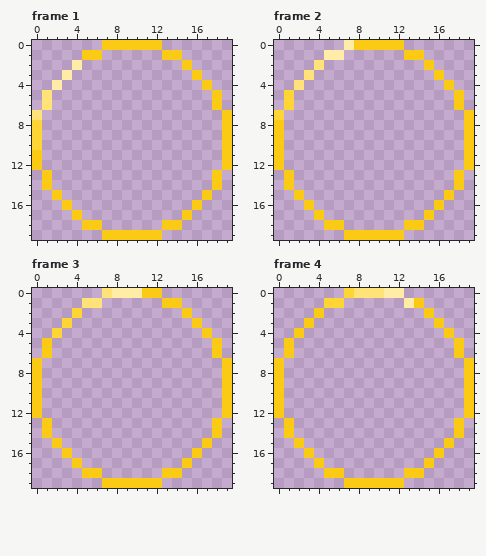
One commit to this pixel-art file: sprites/turn_indicator.aseprite. Above is the file before it was changed.
20x20 pixels, 17 frames. Shown: frame 1, frame 2, frame 3, frame 4. The commit also changed other frames, which this record leaves out.
After the commit:
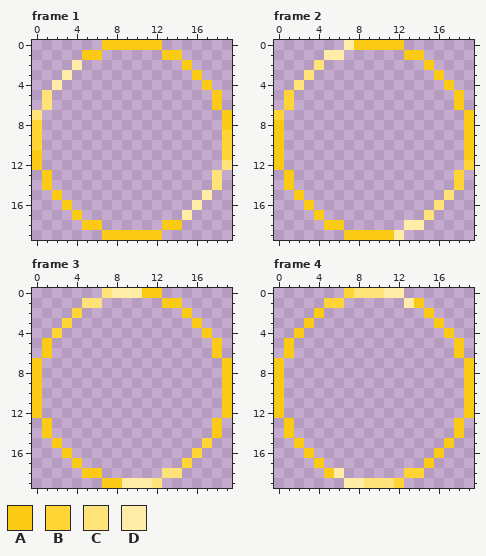
Palette (. is transparent): A #faca14  B #ffd536  C #ffe379  D #ffeca6
What changed:
--- frame 1, layer "Layer 3"
@@ x 13..19 @@
  8 ......A
- 9 ......A
-10 ......A
-11 ......A
-12 ......A
-13 .....A.
-14 .....A.
-15 ....A..
-16 ...A...
-17 ..A....
+ 9 ......B
+10 ......B
+11 ......B
+12 ......C
+13 .....C.
+14 .....C.
+15 ....D..
+16 ...D...
+17 ..D....
 18 AA.....
--- frame 2, layer "Layer 3"
@@ x 10..19 @@
 11 .........A
-12 .........A
-13 ........A.
-14 ........A.
-15 .......A..
-16 ......A...
-17 .....A....
-18 ...AA.....
-19 AAA.......
+12 .........B
+13 ........B.
+14 ........B.
+15 .......C..
+16 ......C...
+17 .....C....
+18 ...DD.....
+19 AAD.......
--- frame 3, layer "Layer 3"
@@ x 7..19 @@
 14 ...........A.
-15 ..........A..
-16 .........A...
-17 ........A....
-18 ......AA.....
-19 AAAAAA.......
+15 ..........B..
+16 .........B...
+17 ........B....
+18 ......CC.....
+19 AADDDC.......
--- frame 4, layer "Layer 3"
@@ x 4..16 @@
 17 A..........A.
-18 .AA......AA..
-19 ...AAAAAA....
+18 .AD......BB..
+19 ...DDCCCB....
